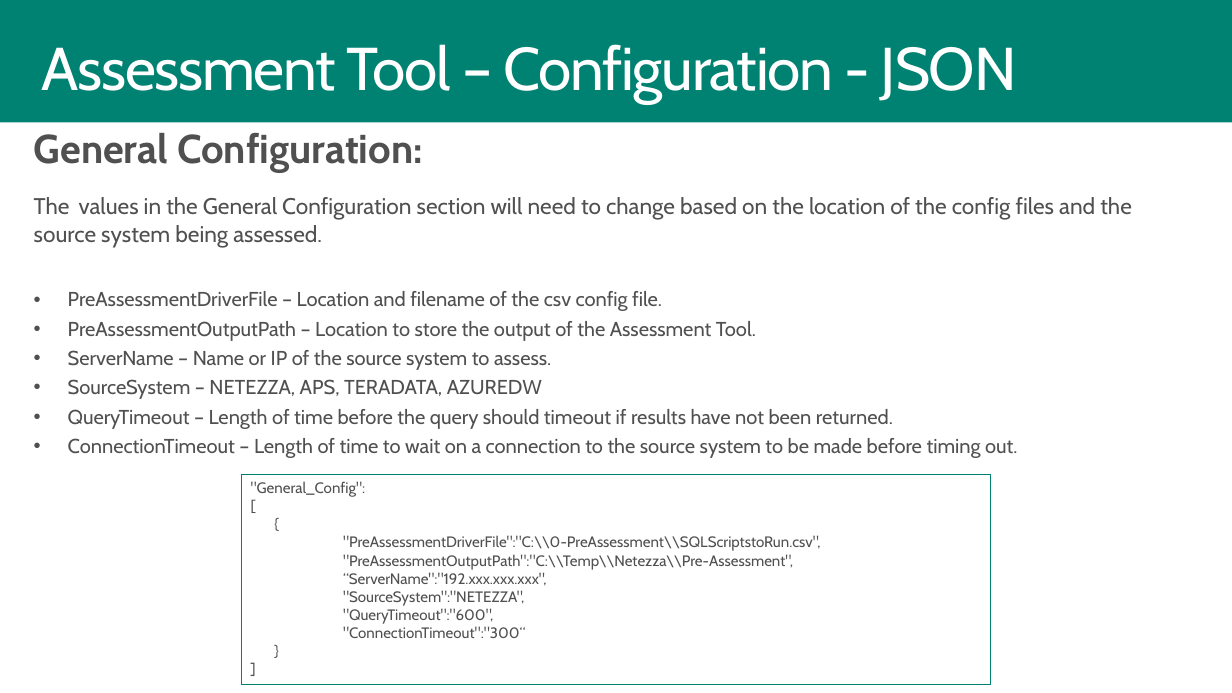
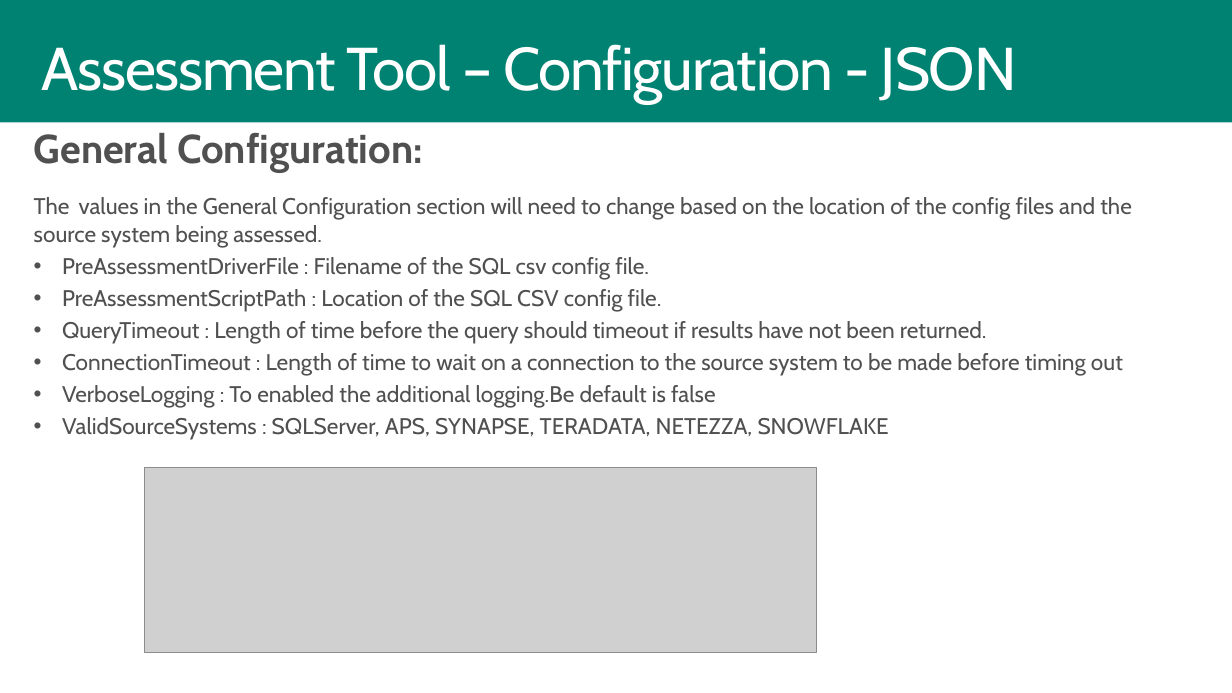
Before and after one commit to microsoft/AzureSynapseScriptsAndAccelerators, a slide deck: slide 14 of Assessment/AssessmentTool.pptx. Drawn at 1232x693 pixels with LibreOffice and Linux fonts; fonts in the diff are those of the drawing; grey boxes stand for pictures; background and template pictures are left out. Boxes give left, top, right and bottom in pixels: in the first picture for what was removed or moved away, otherwise in the second. Text is boxed around its words. In the diff, an @@ line names an element or a change of style, - is before the commit and + after.

```diff
--- a/Assessment/AssessmentTool.pptx
+++ b/Assessment/AssessmentTool.pptx
@@ text at (x1=62, y1=257, x2=1123, y2=440): text changed; size 16 to 18 pt @@
-• PreAssessmentDriverFile – Location and filename of the csv config file.
-• PreAssessmentOutputPath – Location to store the output of the Assessment Tool.
-• ServerName – Name or IP of the source system to assess.
-• SourceSystem – NETEZZA, APS, TERADATA, AZUREDW
-• QueryTimeout – Length of time before the query should timeout if results have not been returned.
-• ConnectionTimeout – Length of time to wait on a connection to the source system to be made before timing out.
+• PreAssessmentDriverFile : Filename of the SQL csv config file.
+• PreAssessmentScriptPath : Location of the SQL CSV config file.
+• QueryTimeout : Length of time before the query should timeout if results have not been returned.
+• ConnectionTimeout : Length of time to wait on a connection to the source system to be made before timing out
+• VerboseLogging : To enabled the additional logging.Be default is false
+• ValidSourceSystems : SQLServer, APS, SYNAPSE, TERADATA, NETEZZA, SNOWFLAKE
@@ picture added at (x1=144, y1=467, x2=817, y2=652) @@
@@ rectangle removed at (x1=242, y1=474, x2=990, y2=684) @@
-"General_Config":
-[
-{
-"PreAssessmentDriverFile":"C:\\0-PreAssessment\\SQLScriptstoRun.csv",
-"PreAssessmentOutputPath":"C:\\Temp\\Netezza\\Pre-Assessment",
-“ServerName":"192.xxx.xxx.xxx",
-"SourceSystem":"NETEZZA",
-"QueryTimeout":"600",
-"ConnectionTimeout":"300“
-}
-]
```
Also in this commit, not shown: 5 other slides changed.
